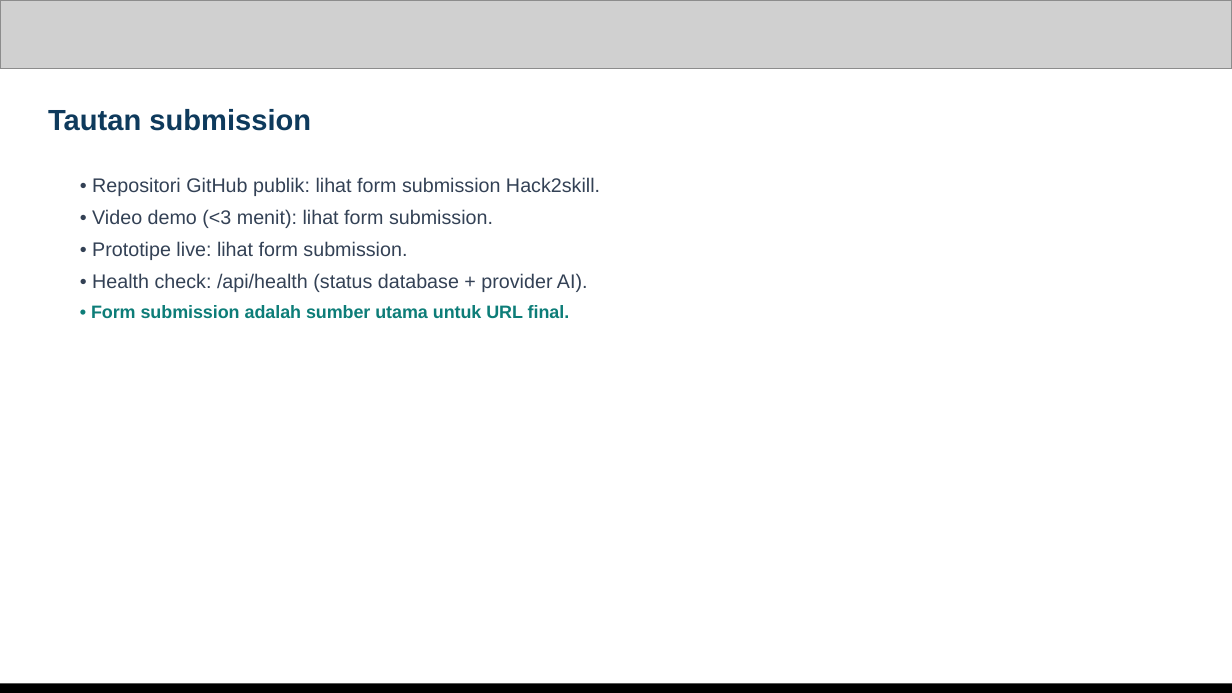
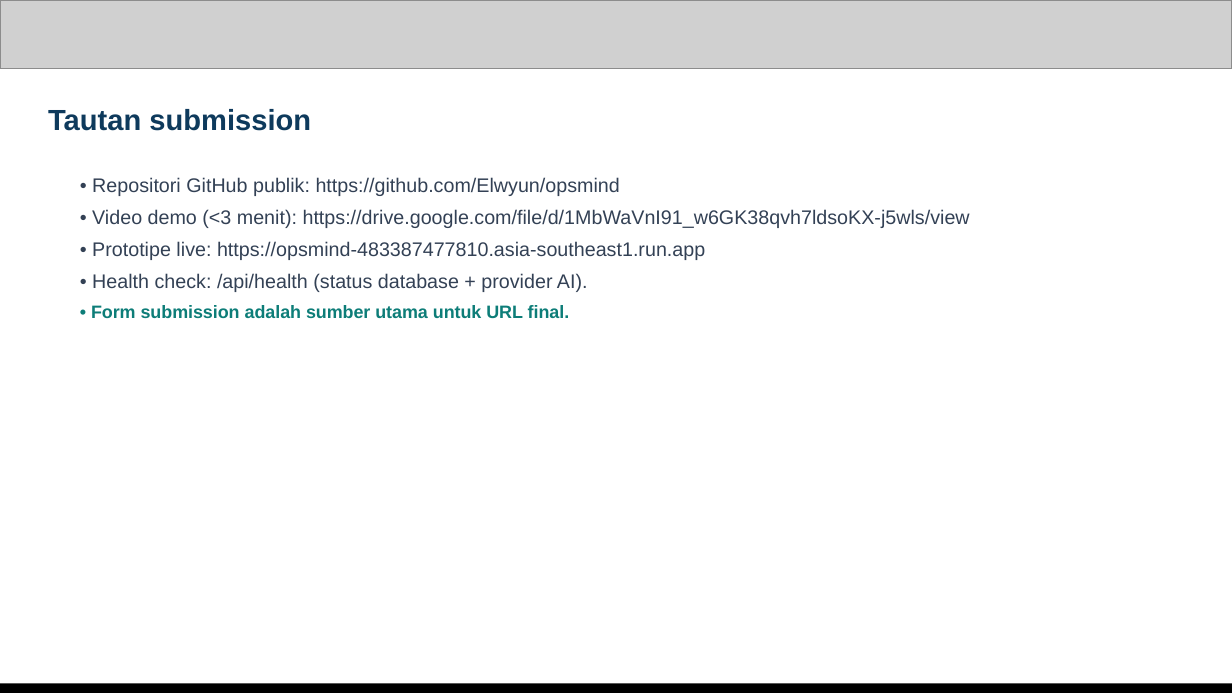
Before and after one commit to Elwyun/opsmind, a slide deck: slide 14 of submission/OpsMind_AI_Deck_ID.pptx. Drawn at 1232x693 pixels with LibreOffice and Linux fonts; fonts in the diff are those of the drawing; grey boxes stand for pictures. Boxes give left, top, right and bottom in pixels: in the first picture for what was removed or moved away, otherwise in the second. Text is boxed around its words. In the diff, an @@ line names an element or a change of style, - is before the commit and + after.

```diff
--- a/submission/OpsMind_AI_Deck_ID.pptx
+++ b/submission/OpsMind_AI_Deck_ID.pptx
@@ text at box(92, 177, 970, 260): text changed @@
-• Repositori GitHub publik: lihat form submission Hack2skill.
-• Video demo (<3 menit): lihat form submission.
-• Prototipe live: lihat form submission.
+• Repositori GitHub publik: https://github.com/Elwyun/opsmind
+• Video demo (<3 menit): https://drive.google.com/file/d/1MbWaVnI91_w6GK38qvh7ldsoKX-j5wls/view
+• Prototipe live: https://opsmind-483387477810.asia-southeast1.run.app
```
Also in this commit, not shown: 14 other files.
